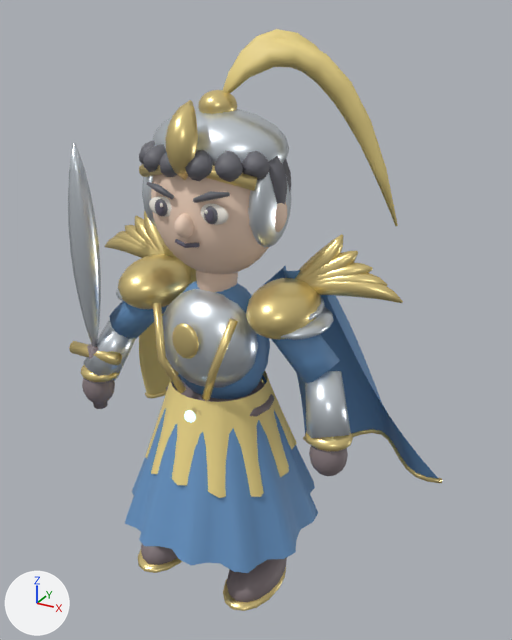
What one commit did to the glTF model samkok/web/models/54-e2.glb.
Rendered twice from a camera (50 mm lens) standing at (2.02, -3.21, 3.43) and looking at (0.11, 0.25, 1.7). The lights are fixed; the arrows at lower left show +X, +Y and +Z. The picture after the commit comes second.

The first picture shows '54_T2_Royal Tide_Mesh'.
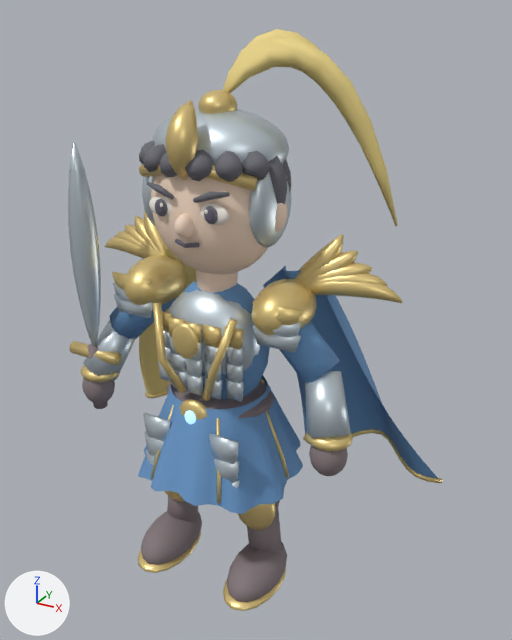
Edits to the bpy script that builds the scene:
```text
Change me_54_t2_royal_tide_mesh:
    used by ob_54_t2_royal_tide_mesh; location = (0.0, 0.0, 0.0)
    remove me_54_t2_royal_tide_mesh.from_pydata(...)  # 10730 vertices, 19652 faces; spans x -1.22..1.22, y -0.61..0.97, z 0.02..3.34
    add me_54_t2_royal_tide_mesh.from_pydata(...)  # 10074 vertices, 18436 faces; spans x -1.22..1.22, y -0.51..0.97, z 0.02..3.34
    me_54_t2_royal_tide_mesh part 1: the loose piece of 176 vertices spanning x -0.31..0.31, y -0.32..0.12, z 1.4..2.0 is scaled about its middle by (1, 0.909, 1), then moved by (0.0, 0.04, 0.0)
    me_54_t2_royal_tide_mesh part 2: the loose piece of 176 vertices spanning x 0.29..0.63, y -0.2..0.26, z 1.88..1.99 is deleted
    me_54_t2_royal_tide_mesh part 3: the loose piece of 176 vertices spanning x -0.68..-0.34, y -0.2..0.26, z 1.82..1.92 is deleted
    me_54_t2_royal_tide_mesh part 4: the loose piece of 176 vertices spanning x 0.34..0.68, y -0.2..0.26, z 1.82..1.92 is deleted
    me_54_t2_royal_tide_mesh part 5: 552 vertices moved from x -0.62..0.62, y -0.61..0.61, z 0.44..2.08 to x -0.59..0.59, y -0.51..0.51, z 0.77..2.08; 240 vertices removed from x -0.48..0.48, y -0.48..0.48, z 0.83..1.4; 288 vertices added at x -0.61..0.61, y -0.38..-0.16, z 0.81..2.02
    other edits to the shape of me_54_t2_royal_tide_mesh do not show in these pictures
```

Pixel boxes (x1, y1, x2, y2) of what changed, in the pictures (512 x 640 px; the box of a moved part takes in the faces that stretch with it):
part 1 of me_54_t2_royal_tide_mesh, moved or reshaped
    before: (162, 289, 258, 388)
    after: (168, 290, 261, 375)
part 2 of me_54_t2_royal_tide_mesh, deleted (mostly hidden)
    before: (309, 297, 325, 320)
part 3 of me_54_t2_royal_tide_mesh, deleted (mostly hidden)
    before: (116, 289, 125, 302)
part 4 of me_54_t2_royal_tide_mesh, deleted
    before: (281, 307, 334, 340)
part 5 of me_54_t2_royal_tide_mesh, moved or reshaped
    before: (118, 254, 321, 573)
    after: (112, 255, 316, 514)
